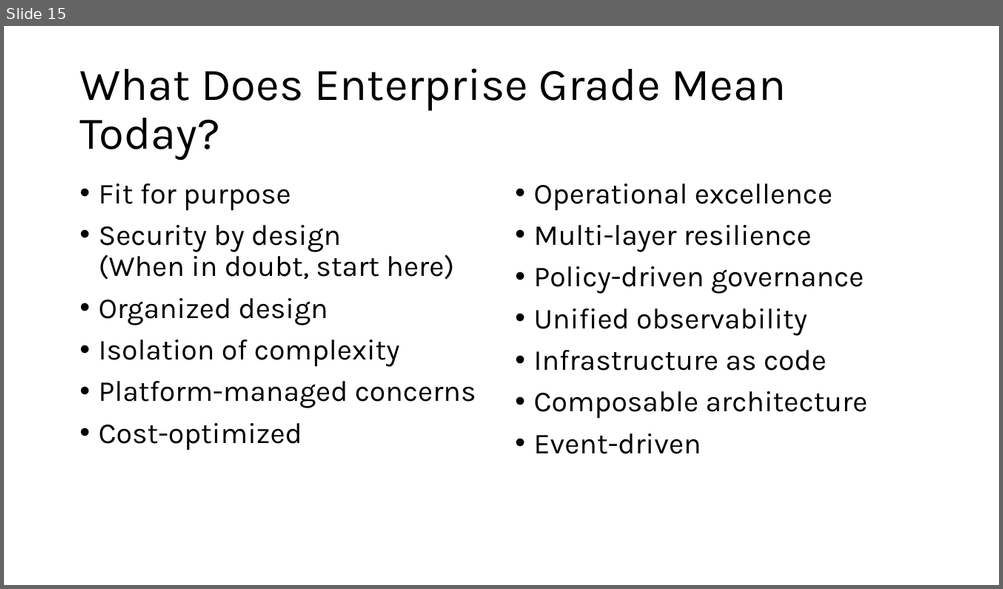
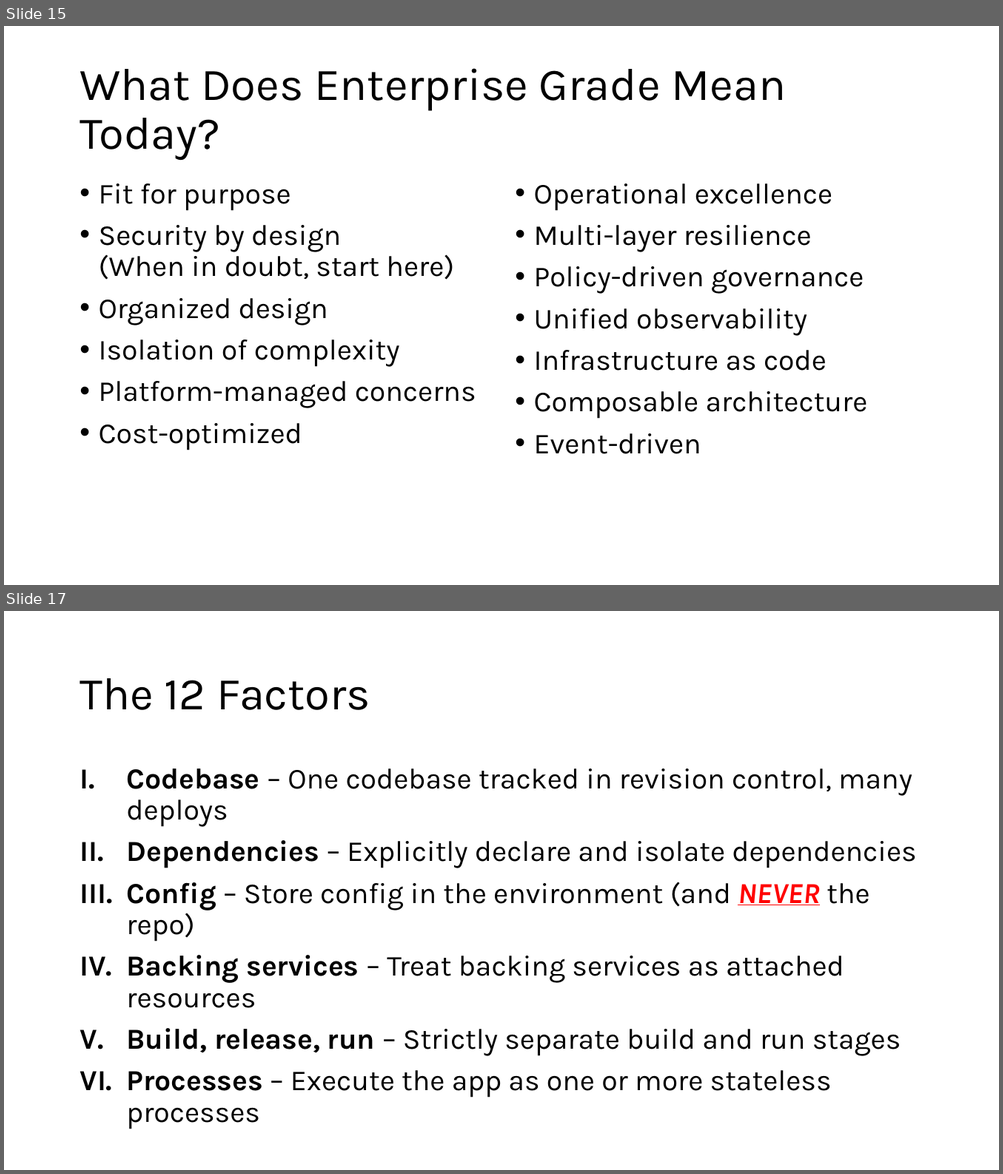
Before and after one commit to ericburcham/cloud-patterns-and-practices, a slide deck: Presentation.pptx. Shown one above the other, each under a label of ours: slide 15 before the commit, slides 15 and 17 after it; the slides between them are not shown. The pictures are 1003x589 and 1003x1174 pixels, drawn with LibreOffice and Linux fonts; fonts in the diff are those of the drawing. Boxes give left, top, right and bottom in pixels: in the first picture for what was removed or moved away, otherwise in the second. Text is boxed around its words. In the diff, an @@ line names an element or a change of style, - is before the commit and + after.

Commit message:
add 12-factor application slides

```diff
--- a/Presentation.pptx
+++ b/Presentation.pptx
@@ slide 17 added at (4,611,999,1170), background #FFFFFF @@
@@ title added at (79,678,370,710), 44 pt, text #000000 @@
+The 12 Factors
@@ text added at (126,769,916,1130), 28 pt, text #000000 @@
+I. Codebase – One codebase tracked in revision control, many deploys
+II. Dependencies – Explicitly declare and isolate dependencies
+III. Config – Store config in the environment (and NEVER the repo)
+IV. Backing services – Treat backing services as attached resources
+V. Build, release, run – Strictly separate build and run stages
+VI. Processes – Execute the app as one or more stateless processes
```
Also in this commit, not shown: 1 slide changed, 31 other slides added.
